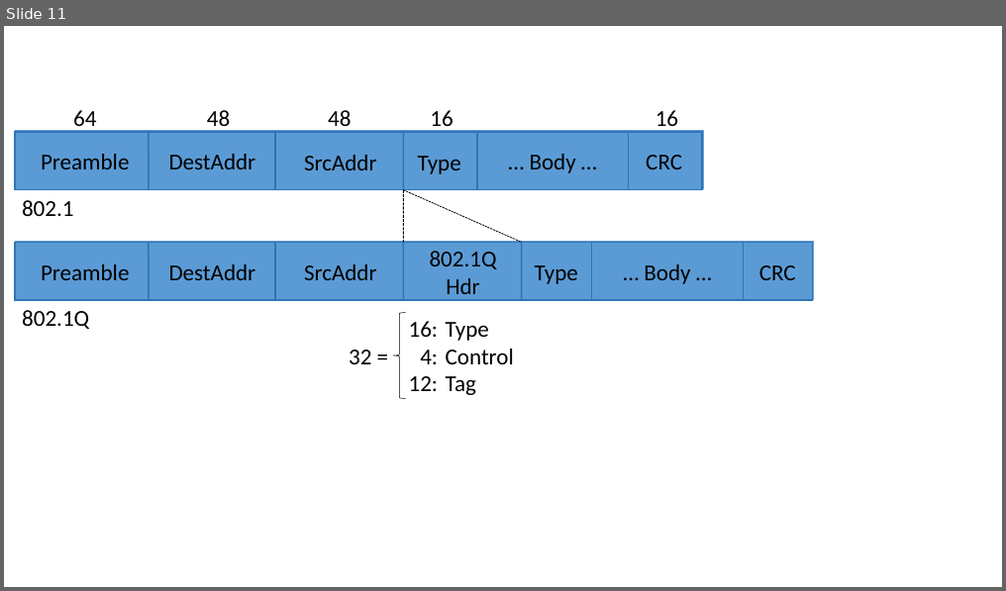
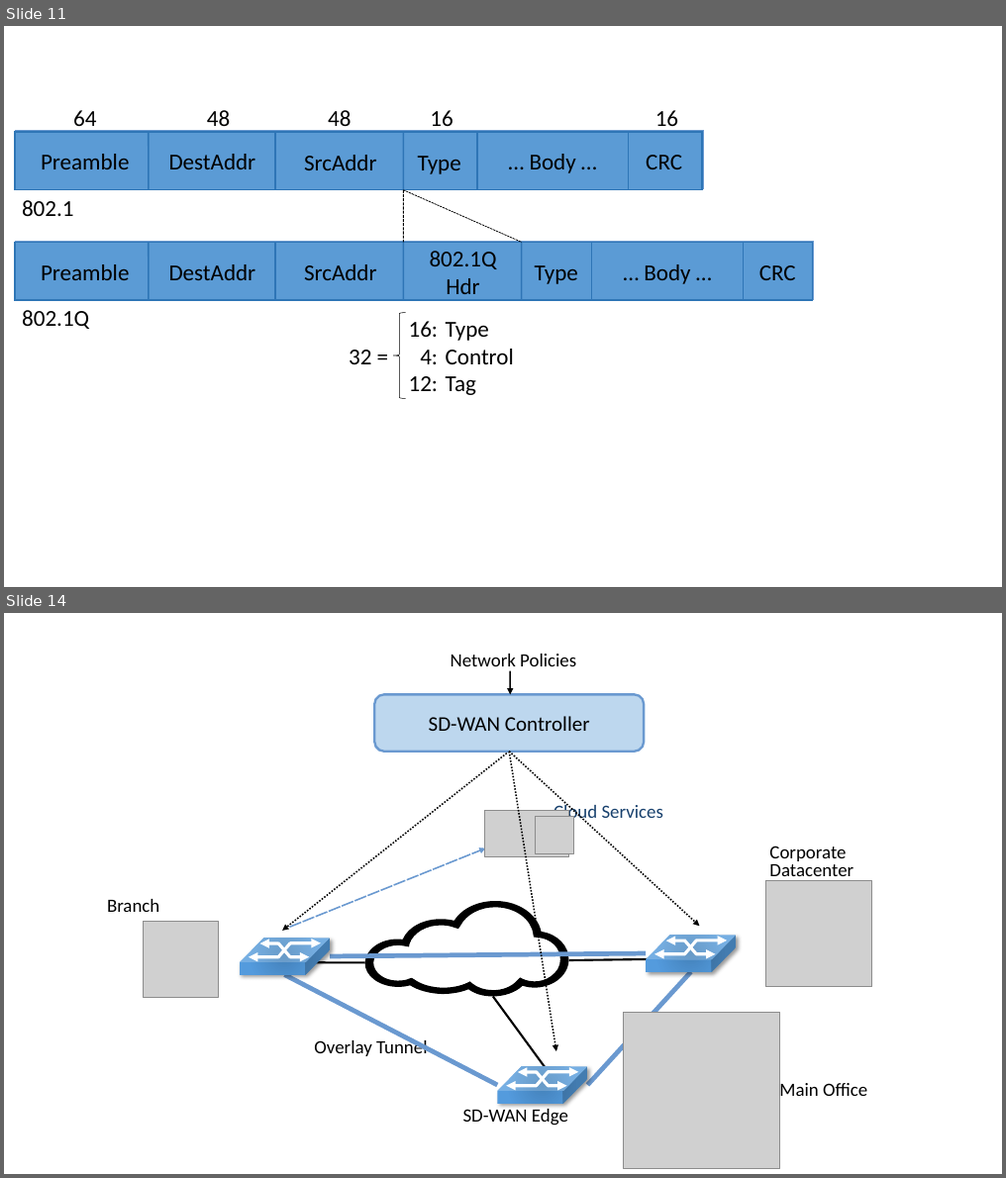
Before and after one commit to SystemsApproach/7E, a slide deck: virtual/figures/virtual.odp. Shown one above the other, each under a label of ours: slide 11 before the commit, slides 11 and 14 after it; the slides between them are not shown. The pictures are 1006x591 and 1006x1178 pixels, drawn with LibreOffice and Linux fonts; fonts in the diff are those of the drawing; grey boxes stand for pictures. Boxes give left, top, right and bottom in pixels: in the first picture for what was removed or moved away, otherwise in the second. Text is boxed around its words. In the diff, an @@ line names an element or a change of style, - is before the commit and + after.

```diff
--- a/virtual/figures/virtual.odp
+++ b/virtual/figures/virtual.odp
@@ slide 14 added at <box>4,613,1002,1174</box>, background #FFFFFF @@
@@ text added at <box>450,654,576,672</box>, 18 pt, text #000000 @@
+Network Policies
@@ arrow added from (510, 670) to (510, 694), #000000 1.45 pt @@
@@ freeform shape added at <box>374,694,645,752</box>, fill #BDD7EE, outline #6A99D0 2.24 pt, 20 pt, text #000000 @@
+SD-WAN Controller
@@ arrow added from (509, 752) to (282, 931), #000000 1.5 pt @@
@@ arrow added from (509, 752) to (699, 926), #000000 1.5 pt @@
@@ arrow added from (509, 752) to (556, 1052), #000000 1.5 pt @@
@@ picture added at <box>485,811,569,858</box> @@
@@ picture added at <box>536,817,573,854</box> @@
@@ free added at <box>546,796,671,827</box>, 18 pt, text #17406D @@
+Cloud Services
@@ arrow added from (290, 928) to (486, 848), #6A99D0 1.5 pt @@
@@ text added at <box>769,846,853,881</box>, 18 pt, text #000000 @@
+Corporate
+Datacenter
@@ text added at <box>107,899,159,912</box>, 18 pt, text #000000 @@
+Branch
@@ freeform shape added at <box>364,900,570,996</box>, fill #000000 @@
@@ picture added at <box>765,881,871,987</box> @@
@@ picture added at <box>144,922,219,997</box> @@
@@ line added from (274, 962) to (364, 962), #000000 2.01 pt @@
@@ group added at <box>240,938,331,974</box>: 4 arrows, 2 lines, 1 cube @@
@@ line added from (330, 957) to (646, 954), #6A99D0 4.51 pt @@
@@ line added from (569, 960) to (684, 959), #000000 2.01 pt @@
@@ group added at <box>646,935,737,971</box>: 4 arrows, 2 lines, 1 cube @@
@@ line added from (285, 975) to (497, 1085), #6A99D0 4.51 pt @@
@@ line added from (493, 997) to (549, 1074), #000000 2.01 pt @@
@@ line added from (588, 1085) to (691, 972), #6A99D0 4.51 pt @@
@@ picture added at <box>624,1012,780,1168</box> @@
@@ free added at <box>307,1032,438,1062</box>, 18 pt, text #000000 @@
+Overlay Tunnel
@@ group added at <box>497,1066,588,1103</box>: 4 arrows, 2 lines, 1 cube @@
@@ text added at <box>779,1080,867,1101</box>, 18 pt, text #000000 @@
+Main Office
@@ free added at <box>455,1100,577,1131</box>, 18 pt, text #000000 @@
+SD-WAN Edge
```
Also in this commit, not shown: 1 slide changed, 12 other slides added, 28 other files.
